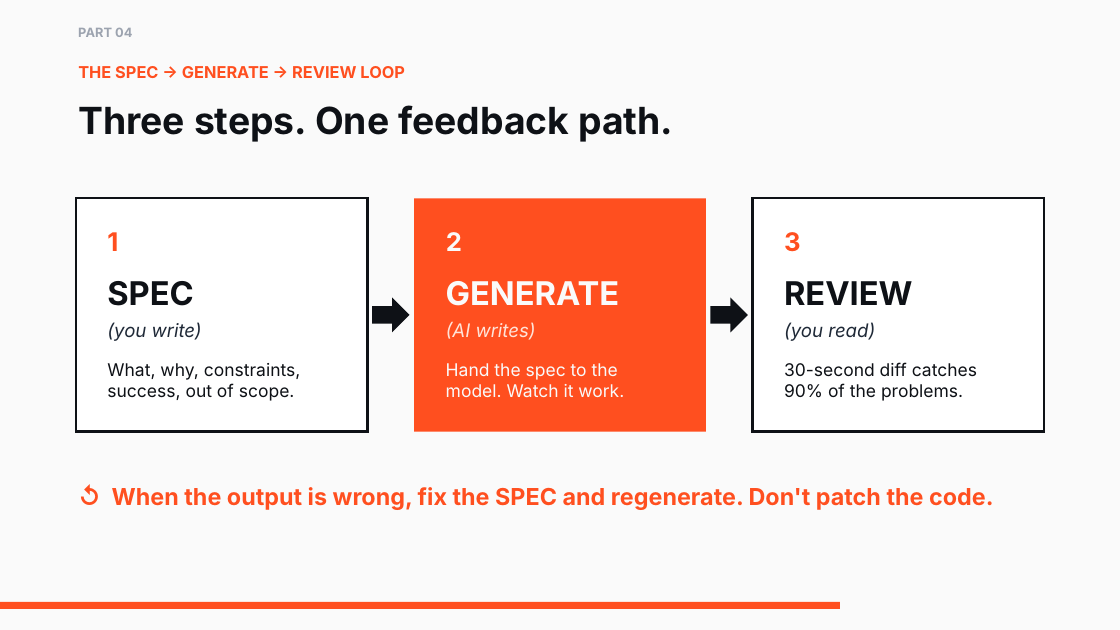
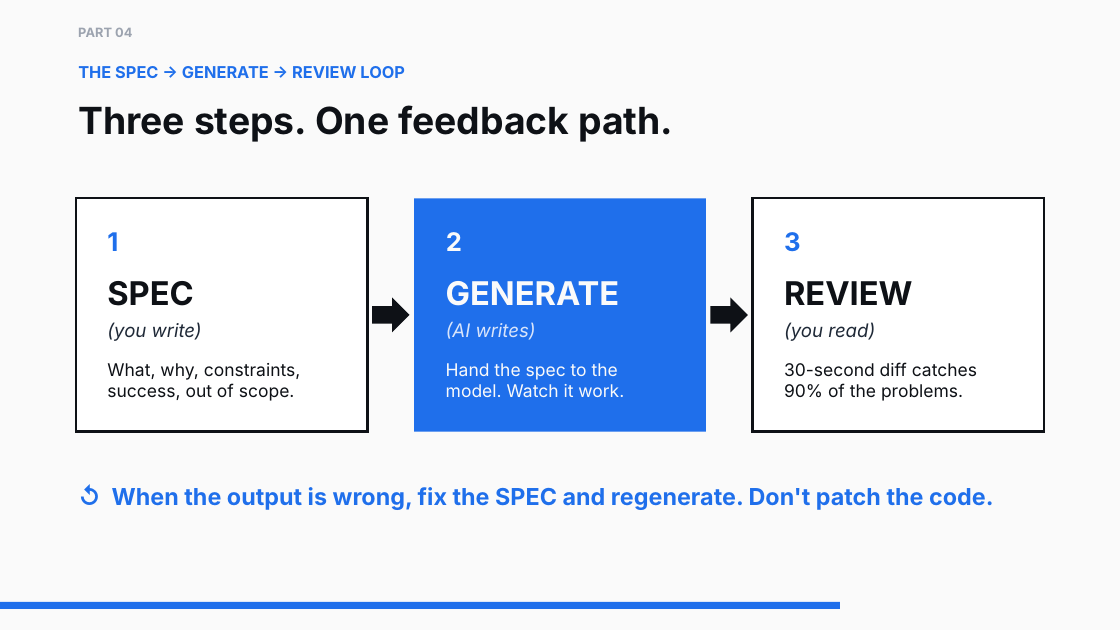
Before and after one commit to kbagher/agentic-coding-workshop, a slide deck: slide 15 of Agentic Coding.pptx. Drawn at 1120x630 pixels with LibreOffice and Linux fonts; fonts in the diff are those of the drawing. Boxes give left, top, right and bottom in pixels: in the first picture for what was removed or moved away, otherwise in the second. Text is boxed around its words. In the diff, an @@ line names an element or a change of style, - is before the commit and + after.

```diff
--- a/Agentic Coding.pptx
+++ b/Agentic Coding.pptx
@@ rectangle at [414, 198, 706, 432]: fill #FF4F1F to #1F6FEB @@
@@ text "(AI writes)" at [446, 322, 536, 340]: text colour #FFE4D9 to #D9E5FB @@
@@ text colour #FF4F1F to #1F6FEB in 4 elements at [78, 66, 405, 78], [107, 232, 118, 251], [784, 232, 801, 252], [112, 487, 993, 510] @@
@@ rectangle at [0, 602, 840, 609]: fill #FF4F1F to #1F6FEB @@
```
Also in this commit, not shown: 22 other slides changed, 9 other files.
